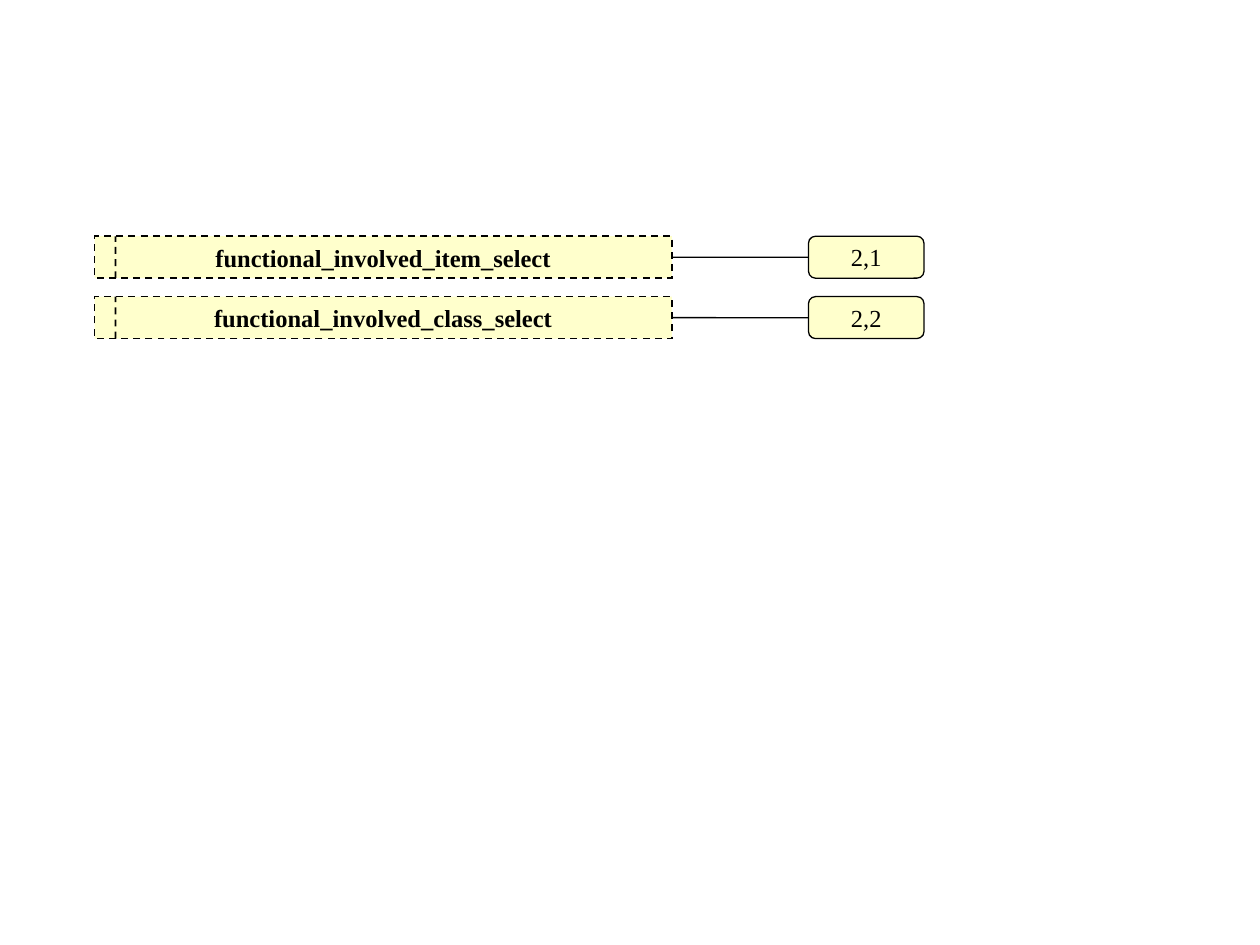
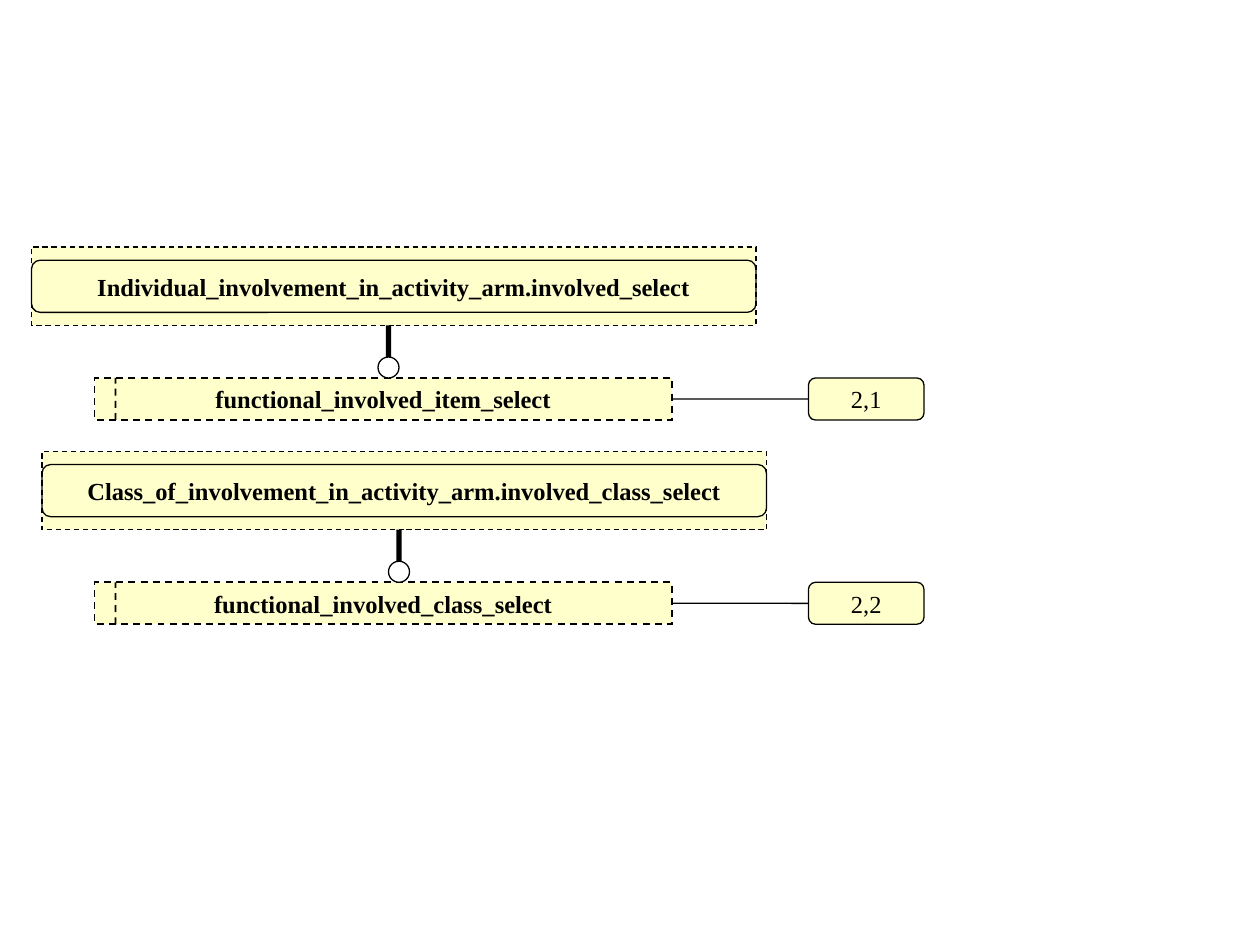
Before and after one commit to starseeker/stepmod_mirror, a slide deck: slide 2 of data/modules/functional_data/functional_data.ppt. Drawn at 1260x945 pixels with LibreOffice and Linux fonts; fonts in the diff are those of the drawing. Boxes give left, top, right and bottom in pixels: in the first picture for what was removed or moved away, otherwise in the second. Text is boxed around its words. In the diff, an @@ line names an element or a change of style, - is before the commit and + after.

Commit message:
select supertypes

```diff
--- a/data/modules/functional_data/functional_data.ppt
+++ b/data/modules/functional_data/functional_data.ppt
@@ rectangle added at (32, 247, 756, 325), fill #FFFFCC, outline #000000 0.74 pt dashed, 14 pt, text #000000, bold @@
+Individual_involvement_in_activity_arm.involved_select
@@ rounded rectangle added at (32, 261, 756, 312), outline #000000 0.74 pt @@
@@ line added from (388, 357) to (388, 325), #000000 3 pt @@
@@ ellipse added at (378, 357, 399, 378), fill #FFFFFF, outline #000000 0.74 pt @@
@@ rectangle "functional_involved_item_select": place and size @@
-rectangle "functional_involved_item_select" at (94, 237, 672, 278)
+rectangle "functional_involved_item_select" at (94, 378, 672, 420)
@@ line moved from (116, 339) - (116, 296) to (116, 420) - (116, 378) @@
@@ rounded rectangle "2,1": place and size @@
-rounded rectangle "2,1" at (809, 237, 925, 278)
+rounded rectangle "2,1" at (809, 378, 925, 420)
@@ line moved from (672, 318) - (809, 318) to (672, 399) - (809, 399) @@
@@ rectangle added at (42, 451, 766, 529), fill #FFFFCC, outline #000000 0.74 pt dashed, 14 pt, text #000000, bold @@
+Class_of_involvement_in_activity_arm.involved_class_select
@@ rounded rectangle added at (42, 465, 766, 517), outline #000000 0.74 pt @@
@@ line added from (399, 561) to (399, 529), #000000 3 pt @@
@@ ellipse added at (388, 561, 410, 582), fill #FFFFFF, outline #000000 0.74 pt @@
@@ rectangle "functional_involved_class_select": place and size @@
-rectangle "functional_involved_class_select" at (94, 296, 672, 338)
+rectangle "functional_involved_class_select" at (94, 582, 672, 624)
@@ line moved from (116, 278) - (116, 237) to (116, 624) - (116, 582) @@
@@ rounded rectangle "2,2": place and size @@
-rounded rectangle "2,2" at (809, 296, 925, 338)
+rounded rectangle "2,2" at (809, 582, 925, 624)
@@ line moved from (672, 257) - (809, 257) to (672, 604) - (809, 604) @@
```
Also in this commit, not shown: 1 other slide changed, 5 other files.
